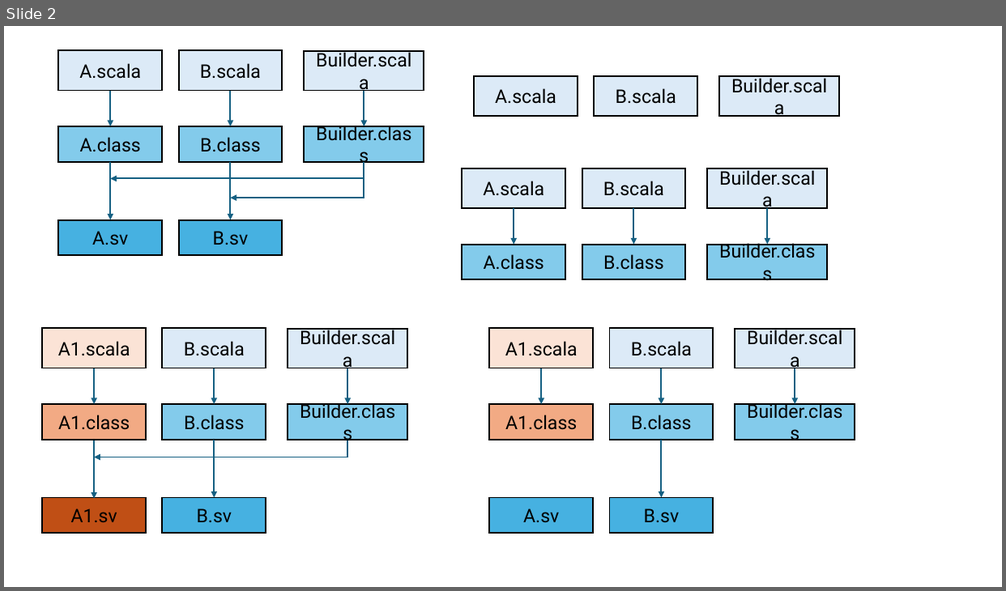
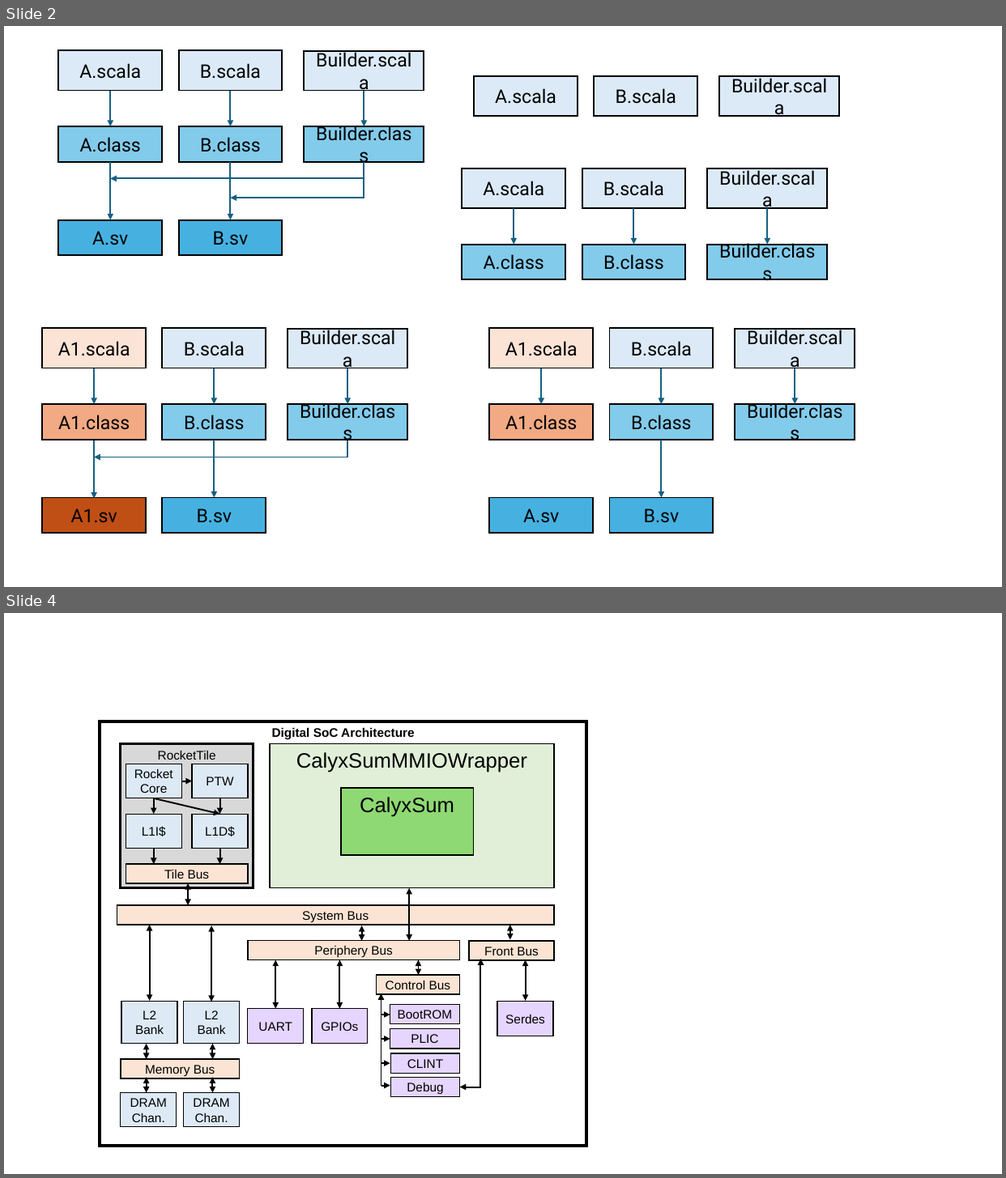
Before and after one commit to vighneshiyer/vighneshiyer.github.io, a slide deck: figs/latte24/figs.pptx. Shown one above the other, each under a label of ours: slide 2 before the commit, slides 2 and 4 after it; the slides between them are not shown. The pictures are 1006x591 and 1006x1178 pixels, drawn with LibreOffice and Linux fonts; fonts in the diff are those of the drawing. Boxes give left, top, right and bottom in pixels: in the first picture for what was removed or moved away, otherwise in the second. Text is boxed around its words. In the diff, an @@ line names an element or a change of style, - is before the commit and + after.

```diff
--- a/figs/latte24/figs.pptx
+++ b/figs/latte24/figs.pptx
@@ slide 4 added at box(4, 613, 1002, 1174), background #FFFFFF @@
@@ group added at box(100, 722, 586, 1146): 25 rectangles, 14 double arrows, 11 arrows, 1 elbow double arrow @@
+Digital SoC Architecture
+RocketTile
+Rocket
+Core
+PTW
+L1I$
+L1D$
+Tile Bus
+System Bus
+Periphery Bus
+Control Bus
+Front Bus
+UART
+GPIOs
+L2 Bank
+L2 Bank
+CalyxSumMMIOWrapper
+BootROM
+PLIC
+CLINT
+Debug
+Serdes
+Memory Bus
+DRAM Chan.
+DRAM Chan.
+CalyxSum
```
Also in this commit, not shown: 8 other slides added, 47 other files.
